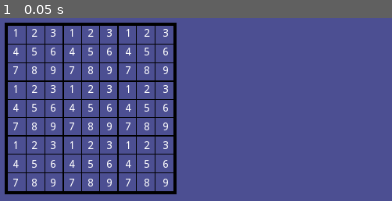
Above: before the commit, frame 1.
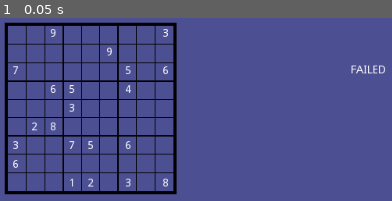
Above: after the commit, the same moment.

Repository: andrew-wilkes/godot-sudoku-solver
Game: Godot game, scene res://Main.tscn
Same seed, same stepped clock (60 frames per second), same inputs: the game is played once before the commit and once after it.
Inputs:
- Up to frame 1 (0.05 s): no input

The runs differ from the first frame. In frame 1, 3.2% of the frame differs, in the area x 3-99%, y 6-93%.

Commit message:
Add elimination code

Diff:
--- a/src/Main.gd
+++ b/src/Main.gd
@@ -1,7 +1,93 @@
 extends Control
 
 func _ready():
-	tests()
+	run_tests()
+	var grid = Puzzles.get_numbers()
+	var possibles = []
+	for i in 9:
+		var row = []
+		for j in 9:
+			row.append(get_possible_numbers(i, j, grid))
+		possibles.append(row)
+	print(possibles[0])
+	var rc = get_next_cell([0, 0], grid)
+	if not eliminate(rc[0], rc[1], possibles, grid):
+		$Label.text = "FAILED"
+	$GridView.update_grid(grid)
+
+
+func eliminate(row, col, possibles, grid):
+	if is_complete(grid): return true
+	var rc = get_next_cell([row, col], grid)
+	# Find a number from possible values to try
+	var pvs = possibles[row][col]
+	for pv in pvs:
+		var poss = possibles.duplicate()
+		remove_from_peers(pv, row, col, poss)
+		grid[row][col] = pv
+		if eliminate(rc[0], rc[1], poss, grid):
+			return true
+	grid[row][col] = 0
+	return false
+
+
+func remove_from_peers(n, row_index, col_index, possibles):
+	remove_from_row(n, row_index, possibles)
+	remove_from_col(n, col_index, possibles)
+	remove_from_box(n, row_index, col_index, possibles)
+
+
+func remove_from_row(n, row_index, possibles):
+	for col_index in possibles.size():
+		possibles[row_index][col_index].erase(n)
+
+
+func remove_from_col(n, col_index, possibles):
+	for row_index in possibles.size():
+		possibles[row_index][col_index].erase(n)
+
+
+func remove_from_box(n, row_index, col_index, possibles):
+	row_index = row_index / 3 * 3
+	col_index = col_index / 3 * 3
+	for i in 3:
+		for j in 3:
+			possibles[row_index + i][col_index + j].erase(n)
+
+
+func is_complete(grid):
+	for i in grid.size():
+		for j in grid.size():
+			if grid[i][j] == 0:
+				return false
+	return true
+
+
+func get_next_cell(rc, grid):
+	var row = rc[0]
+	var col = rc[1]
+	while true:
+		col += 1
+		if col== 9:
+			col = 0
+			row += 1
+			if row == 9:
+				row = 0
+		if grid[row][col] == 0:
+			break
+	return [row, col]
+
+
+func get_possible_numbers(row, col, grid):
+	var nums = []
+	var num = grid[row][col]
+	if num > 0:
+		 nums.append(num)
+	else:
+		for n in range(1, 10):
+			if ok_to_place(n, row, col, grid):
+				nums.append(n)
+	return nums
 
 
 func in_row(n, row_index, grid):
@@ -26,13 +112,13 @@
 
 
 func ok_to_place(n, row_index, col_index, grid):
-	if in_row(n, row_index, grid) or in_col(n, col_index, grid) or in_box(n, row_index, col_index, grid):
+	if grid[row_index][col_index] > 0 or in_row(n, row_index, grid) or in_col(n, col_index, grid) or in_box(n, row_index, col_index, grid):
 		return false
 	else:
 		return true
 
 
-func tests():
+func run_tests():
 	var box = [[0,1,2,0,0,0,0,0,0],[3,4,5,0,0,0,0,0,0],[0,0,9,0,0,0,0,0,0]]
 	var row = [[0,1,0,0,5,0,9,2,3], [1,0,0,5,0,9,2,3,8]]
 	var col = [[1,2],[8,3],[4,5]]
@@ -42,3 +128,11 @@
 	assert(not in_row(7, 0, row))
 	assert(in_box(4, 2, 1, box))
 	assert(not in_box(8, 2, 0, box))
+	assert(ok_to_place(8, 1, 3, box))
+	assert(not ok_to_place(5, 1, 3, box))
+	assert(not ok_to_place(8, 1, 1, box))
+	assert(get_next_cell([0, 0], box) == [0, 3])
+	assert(get_next_cell([0, 8], box) == [1, 3])
+	assert(get_next_cell([8, 8], box) == [0, 0])
+	assert(is_complete([[1, 1], [1, 1]]))
+	assert(not is_complete([[1, 1], [0, 1]]))
--- a/src/Main.tscn
+++ b/src/Main.tscn
@@ -9,3 +9,9 @@
 script = ExtResource( 1 )
 
 [node name="GridView" parent="." instance=ExtResource( 2 )]
+
+[node name="Label" type="Label" parent="."]
+margin_left = 449.0
+margin_top = 60.0
+margin_right = 489.0
+margin_bottom = 74.0
--- a/src/puzzles.gd
+++ b/src/puzzles.gd
@@ -4,8 +4,8 @@
 
 func _ready():
 	randomize()
-	puzzles = numbers.split("\n")
-	test()
+	puzzles = numbers.strip_edges().split("\n")
+	#test()
 
 
 # Randomly pick one of the sets of numbers
